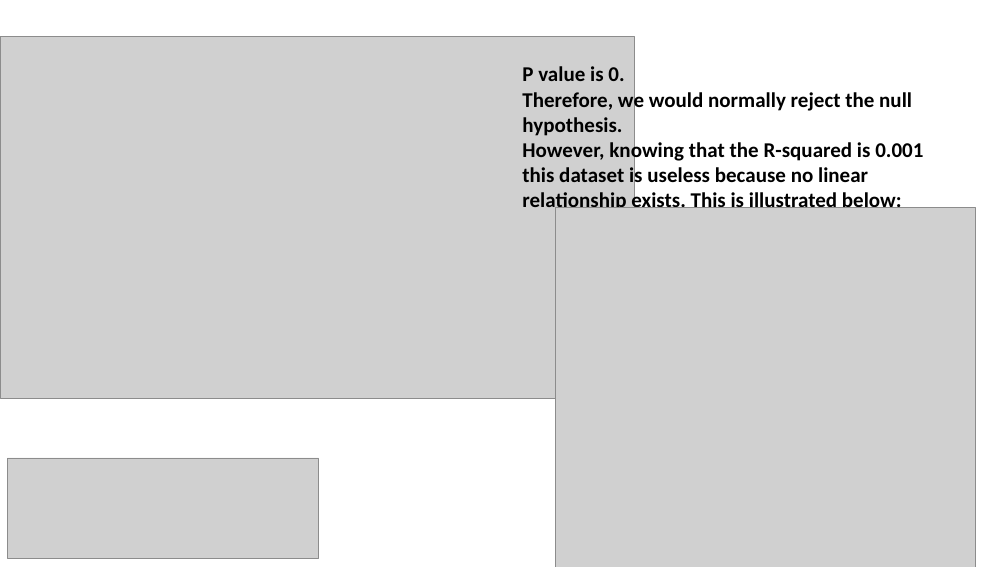
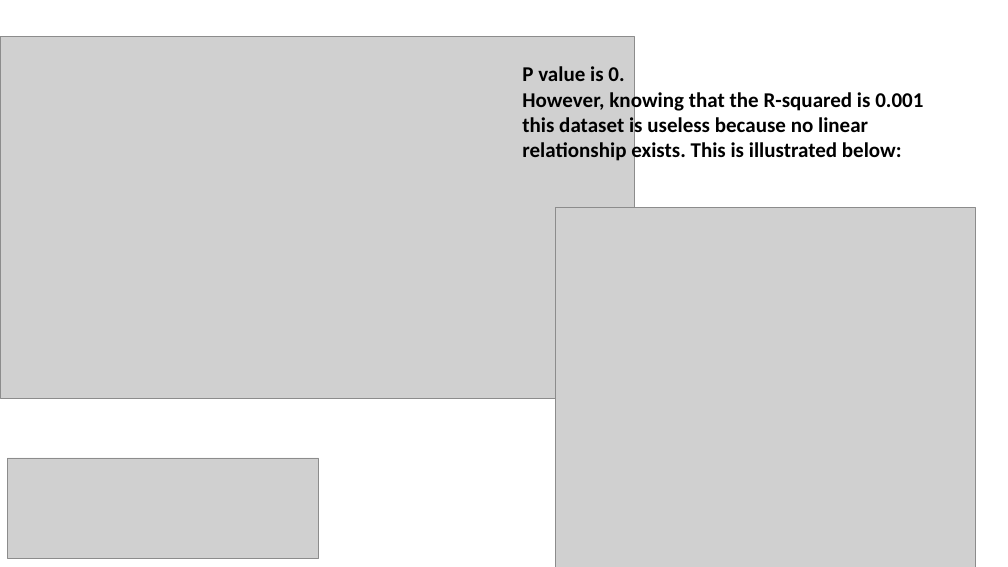
Before and after one commit to FinanceJunky/SMU-Project1-Group2, a slide deck: slide 11 of output_data/SMU_project1.pptx. Drawn at 1008x567 pixels with LibreOffice and Linux fonts; fonts in the diff are those of the drawing; grey boxes stand for pictures. Boxes give left, top, right and bottom in pixels: in the first picture for what was removed or moved away, otherwise in the second. Text is boxed around its words. In the diff, an @@ line names an element or a change of style, - is before the commit and + after.

```diff
--- a/output_data/SMU_project1.pptx
+++ b/output_data/SMU_project1.pptx
@@ text at (522, 89, 912, 136): paragraph removed @@
-Therefore, we would normally reject the null hypothesis.
```
Also in this commit, not shown: 2 other files.
